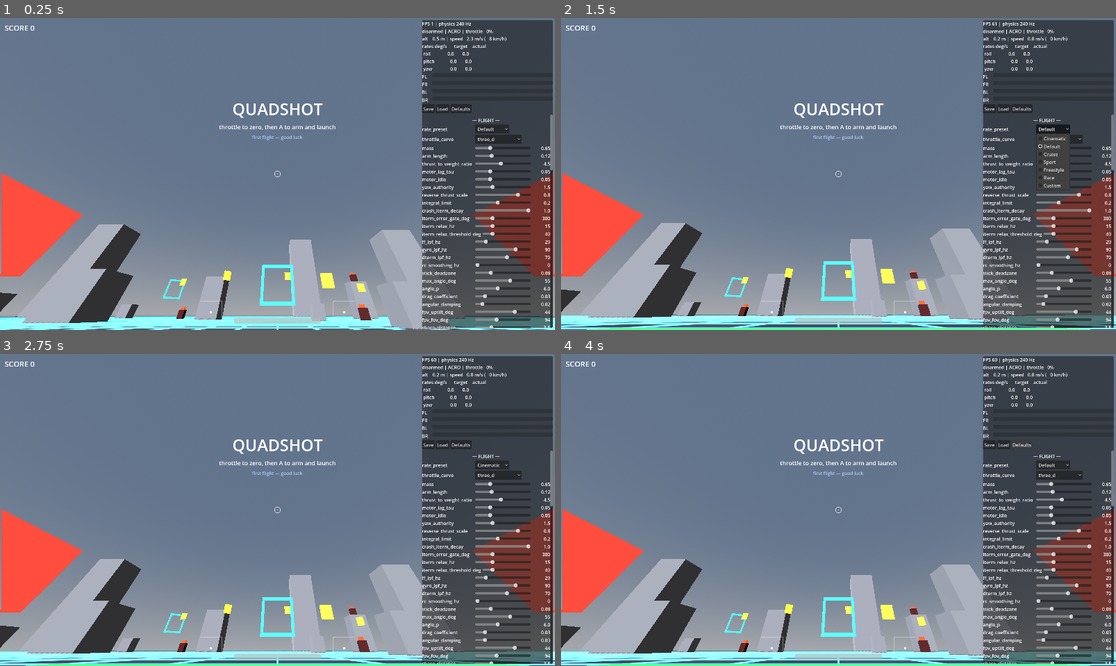
Above: before the commit, frames 1-4 (two rows, left to right).
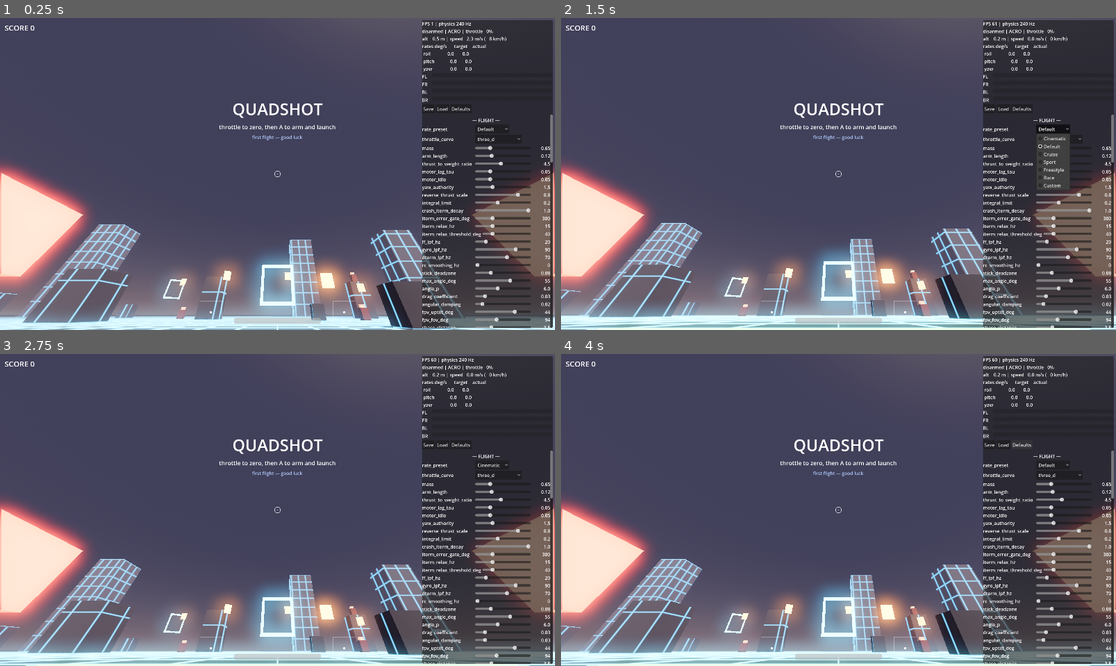
Above: after the commit, the same moments.

Repository: EhudVardi/QuadShot
Game: Godot game, scene res://scenes/main.tscn
Same seed, same stepped clock (60 frames per second), same inputs: the game is played once before the commit and once after it.
Inputs:
- Up to frame 1 (0.25 s): no input
- Up to frame 2 (1.5 s): click "Defaults" at 0.5 s; click "Default" at 1.25 s
- Up to frame 3 (2.75 s): click "three_d" at 2 s
- Up to frame 4 (4 s): click "Cinematic" at 2.75 s; click "Defaults" at 3.5 s

The runs differ from the first frame. In frame 1, 78% of the frame differs, in the area x 0-100%, y 0-100%; in frame 2, 78%; in frame 3, 78%; in frame 4, 78%.

Commit message:
Promote the look pass to the whole game (greybox/main)
greybox.tscn now carries the same look the dev room proved: the dusk
mood Environment (AgX, glow, SSAO, fog, color grade), a warm low sun,
a LookController driving it live from the shared LookConfig, its
structures on neon_structure.gdshader, and emissive spawn pad. main.gd
scene wires look_config into the overlay so the LOOK section appears
there too. The actual game now looks like the testbed, not just the
sandbox.

All five headless tests (which load main.tscn) pass with the
LookController and neon structures live; both scenes boot clean.

Diff:
--- a/scenes/environment/greybox.tscn
+++ b/scenes/environment/greybox.tscn
@@ -1,7 +1,10 @@
-[gd_scene load_steps=29 format=3]
+[gd_scene load_steps=32 format=3]
 
 [ext_resource type="Shader" path="res://resources/checker_ground.gdshader" id="1_checker"]
 [ext_resource type="PackedScene" path="res://scenes/environment/gate.tscn" id="2_gate"]
+[ext_resource type="Script" path="res://scripts/environment/look_controller.gd" id="3_look"]
+[ext_resource type="Resource" path="res://resources/default_look_config.tres" id="4_lookcfg"]
+[ext_resource type="Shader" path="res://resources/neon_structure.gdshader" id="5_struct"]
 
 [sub_resource type="ShaderMaterial" id="mat_ground"]
 shader = ExtResource("1_checker")
@@ -14,6 +17,9 @@
 
 [sub_resource type="StandardMaterial3D" id="mat_pad"]
 albedo_color = Color(0.2, 0.7, 0.35, 1)
+emission_enabled = true
+emission = Color(0.15, 0.85, 0.4, 1)
+emission_energy_multiplier = 1.6
 
 [sub_resource type="BoxMesh" id="mesh_pad"]
 material = SubResource("mat_pad")
@@ -22,8 +28,8 @@
 [sub_resource type="BoxShape3D" id="shape_pad"]
 size = Vector3(3, 0.12, 3)
 
-[sub_resource type="StandardMaterial3D" id="mat_box"]
-albedo_color = Color(0.6, 0.6, 0.62, 1)
+[sub_resource type="ShaderMaterial" id="mat_box"]
+shader = ExtResource("5_struct")
 
 [sub_resource type="BoxMesh" id="mesh_box_s"]
 material = SubResource("mat_box")
@@ -82,6 +88,13 @@
 size = Vector3(9, 24, 9)
 
 [sub_resource type="ProceduralSkyMaterial" id="sky_mat"]
+sky_top_color = Color(0.1, 0.13, 0.22, 1)
+sky_horizon_color = Color(0.5, 0.42, 0.42, 1)
+sky_curve = 0.12
+ground_horizon_color = Color(0.4, 0.34, 0.32, 1)
+ground_bottom_color = Color(0.08, 0.07, 0.09, 1)
+sun_angle_max = 20.0
+sun_curve = 0.08
 
 [sub_resource type="Sky" id="sky"]
 sky_material = SubResource("sky_mat")
@@ -89,6 +102,25 @@
 [sub_resource type="Environment" id="environment"]
 background_mode = 2
 sky = SubResource("sky")
+ambient_light_source = 3
+tonemap_mode = 4
+tonemap_exposure = 1.0
+ssao_enabled = true
+ssao_radius = 1.2
+ssao_intensity = 2.5
+glow_enabled = true
+glow_blend_mode = 1
+glow_bloom = 0.1
+glow_hdr_threshold = 1.0
+fog_enabled = true
+fog_light_color = Color(0.62, 0.56, 0.66, 1)
+fog_sun_scatter = 0.2
+fog_density = 0.006
+fog_aerial_perspective = 0.6
+fog_sky_affect = 0.4
+adjustment_enabled = true
+adjustment_contrast = 1.08
+adjustment_saturation = 1.12
 
 [node name="Greybox" type="Node3D"]
 
@@ -97,7 +129,13 @@
 
 [node name="Sun" type="DirectionalLight3D" parent="."]
 transform = Transform3D(0.866025, 0.383022, -0.321394, 0, 0.642788, 0.766044, 0.5, -0.663414, 0.55667, 0, 30, 0)
+light_color = Color(1, 0.9, 0.78, 1)
+light_energy = 1.4
 shadow_enabled = true
+
+[node name="LookController" type="Node" parent="."]
+script = ExtResource("3_look")
+look_config = ExtResource("4_lookcfg")
 
 [node name="Ground" type="StaticBody3D" parent="."]
 
--- a/scenes/main.tscn
+++ b/scenes/main.tscn
@@ -15,6 +15,7 @@
 [ext_resource type="Resource" path="res://resources/default_audio_config.tres" id="14_acfg"]
 [ext_resource type="PackedScene" path="res://scenes/combat/exit_gate.tscn" id="15_gate"]
 [ext_resource type="PackedScene" path="res://scenes/ui/draft_screen.tscn" id="16_draft"]
+[ext_resource type="Resource" path="res://resources/default_look_config.tres" id="17_lookcfg"]
 
 [node name="Main" type="Node3D"]
 script = ExtResource("4_main")
@@ -48,6 +49,7 @@
 drone = NodePath("../Drone")
 combat_config = ExtResource("7_ccfg")
 audio_config = ExtResource("14_acfg")
+look_config = ExtResource("17_lookcfg")
 
 [node name="Hud" parent="." instance=ExtResource("9_hud")]
 
Not shown: 1 places in scenes/main.tscn that only renumber resources
Not shown, changed: CLAUDE.md
